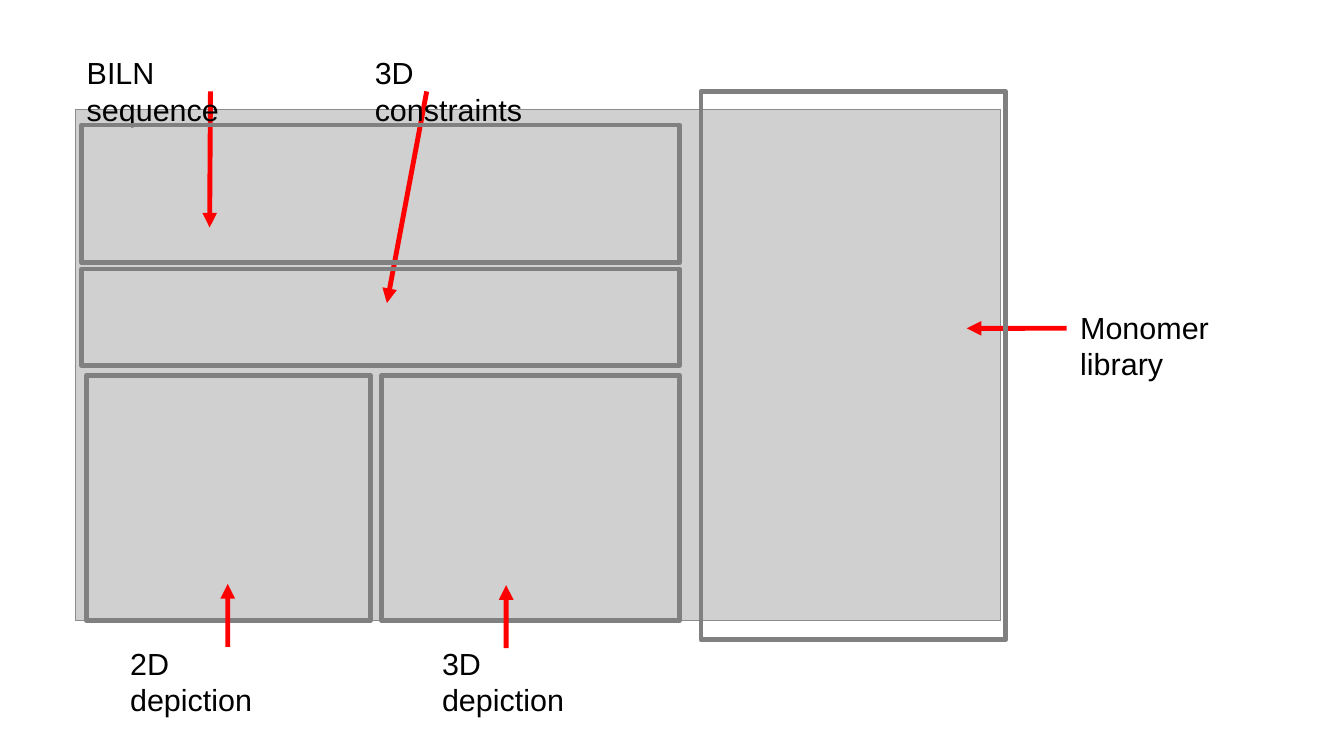
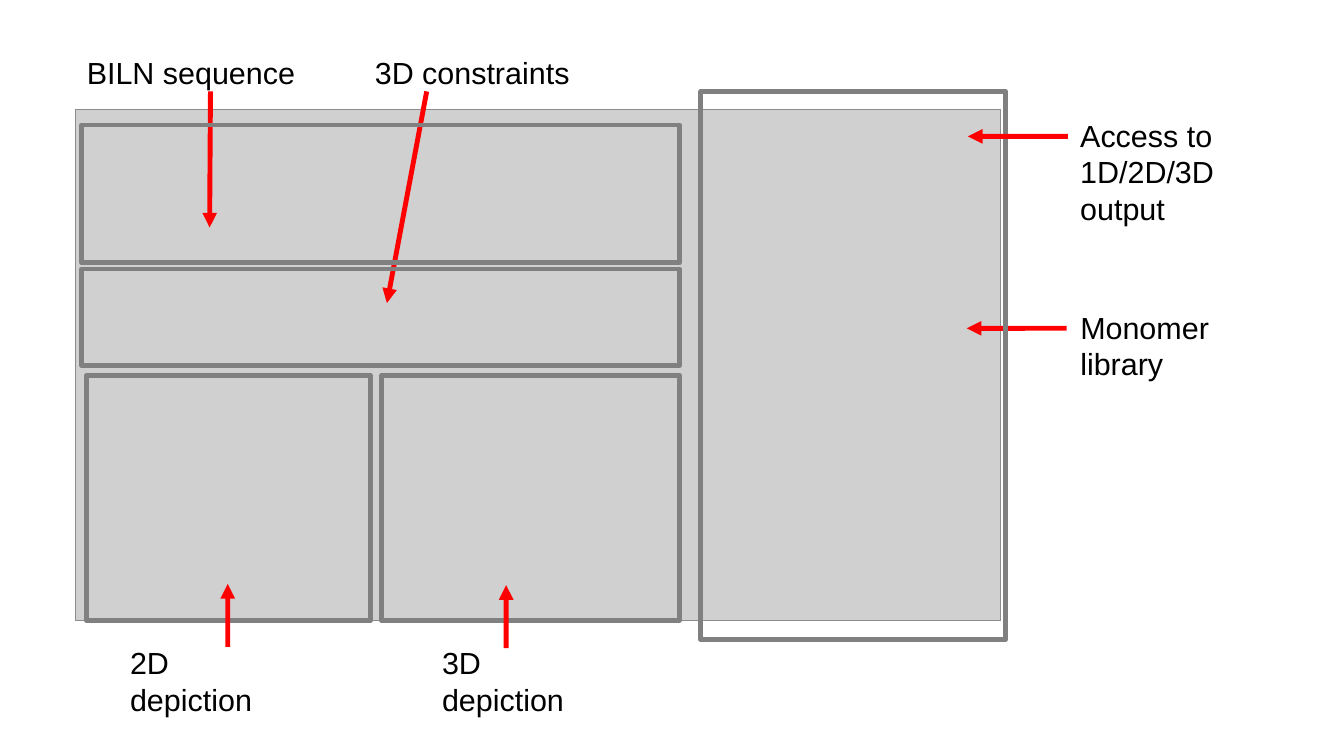
Before and after one commit to nchenche/pp-editor, a slide deck: slide 3 of doc/images/Monomer.pptx. Drawn at 1344x756 pixels with LibreOffice and Linux fonts; fonts in the diff are those of the drawing; grey boxes stand for pictures. Boxes give left, top, right and bottom in pixels: in the first picture for what was removed or moved away, otherwise in the second. Text is boxed around its words. In the diff, an @@ line names an element or a change of style, - is before the commit and + after.

```diff
--- a/doc/images/Monomer.pptx
+++ b/doc/images/Monomer.pptx
@@ text "BILN sequence" rewrapped from (87, 63, 219, 127) to (87, 63, 295, 90) @@
@@ text "3D constraints" rewrapped from (375, 62, 522, 127) to (375, 62, 569, 85) @@
@@ arrow added from (1068, 137) to (968, 137), #FF0000 2.89 pt @@
@@ text added at (1080, 126, 1214, 226), 18 pt, text #000000 @@
+Access to 1D/2D/3D output
```
Also in this commit, not shown: 1 other slide changed, 3 other files.
